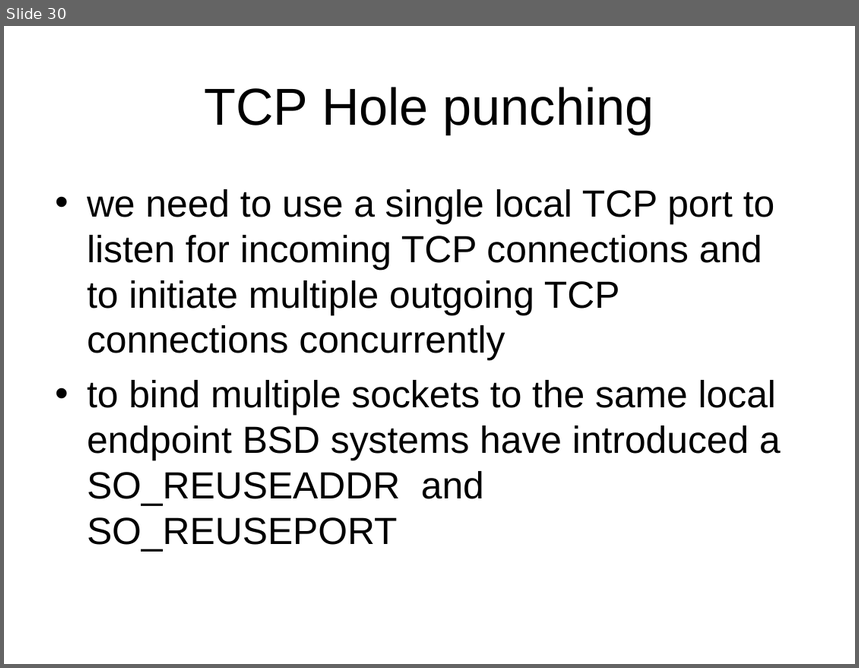
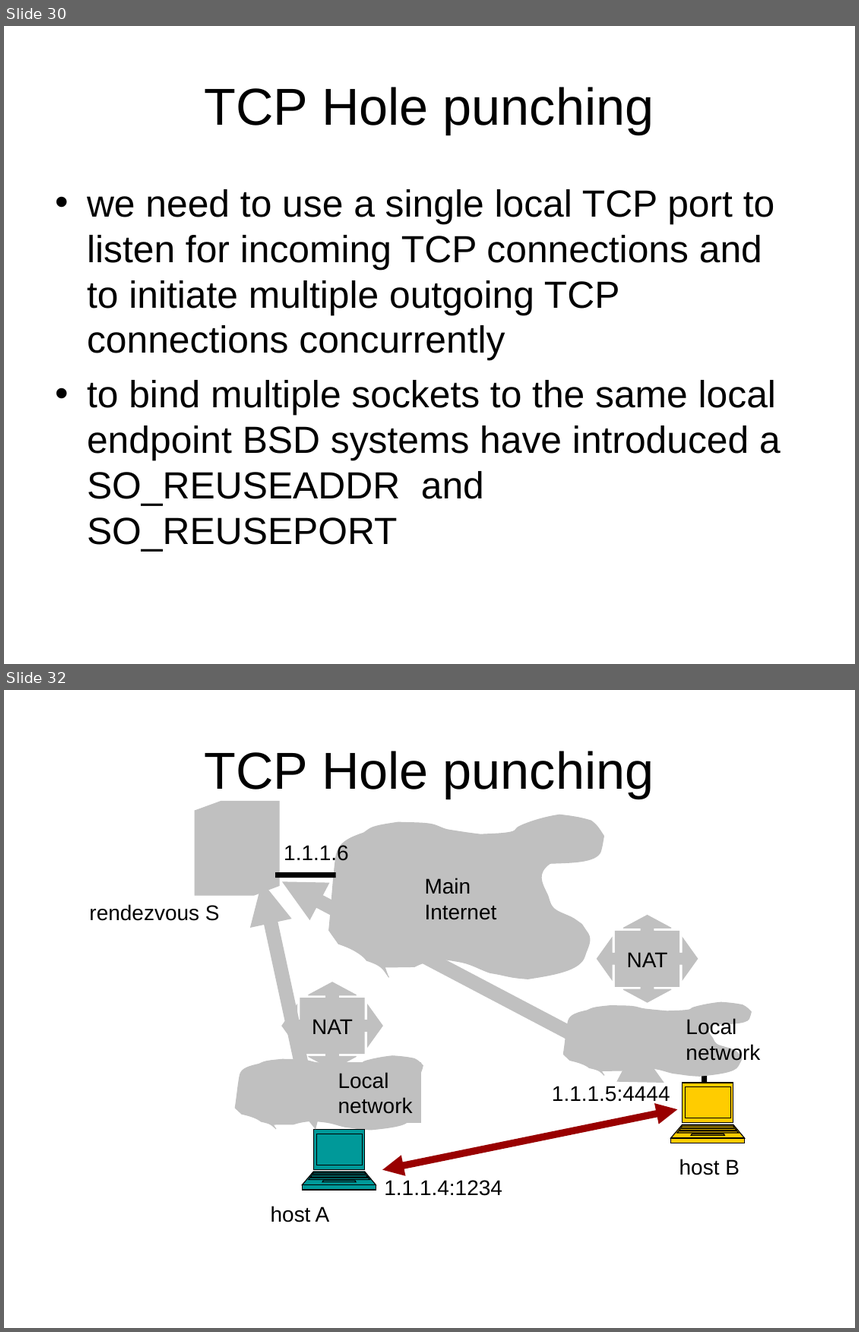
Before and after one commit to BackupTheBerlios/p2p-mentor, a slide deck: slide/nat-p2p.ppt. Shown one above the other, each under a label of ours: slide 30 before the commit, slides 30 and 32 after it; the slides between them are not shown. The pictures are 859x668 and 859x1332 pixels, drawn with LibreOffice and Linux fonts; fonts in the diff are those of the drawing. Boxes give left, top, right and bottom in pixels: in the first picture for what was removed or moved away, otherwise in the second. Text is boxed around its words. In the diff, an @@ line names an element or a change of style, - is before the commit and + after.

```diff
--- a/slide/nat-p2p.ppt
+++ b/slide/nat-p2p.ppt
@@ slide 32 added at (x1=4, y1=690, x2=855, y2=1328), background #FFFFFF @@
@@ title added at (x1=205, y1=751, x2=655, y2=799), 44 pt, text #000000 @@
+TCP Hole punching
@@ freeform shape added at (x1=195, y1=802, x2=279, y2=895), fill #C0C0C0, outline #C0C0C0 0.74 pt @@
@@ freeform shape added at (x1=329, y1=815, x2=604, y2=980), fill #C0C0C0, outline #C0C0C0 0.74 pt @@
@@ text added at (x1=284, y1=844, x2=349, y2=864), 18 pt, text #000000 @@
+1.1.1.6
@@ double arrow added from (316, 1130) to (262, 882), #C0C0C0 11.99 pt @@
@@ line added from (275, 875) to (336, 875), #000000 4.51 pt @@
@@ double arrow added from (664, 1083) to (282, 882), #C0C0C0 11.99 pt @@
@@ text added at (x1=425, y1=878, x2=497, y2=920), 18 pt, text #000000 @@
+Main
+Internet
@@ text added at (x1=89, y1=904, x2=220, y2=921), 18 pt, text #000000 @@
+rendezvous S
@@ freeform shape added at (x1=598, y1=916, x2=698, y2=1002), fill #C0C0C0, outline #C0C0C0 0.74 pt, 18 pt, text #000000 @@
+NAT
@@ freeform shape added at (x1=282, y1=983, x2=382, y2=1070), fill #C0C0C0, outline #C0C0C0 0.74 pt, 18 pt, text #000000 @@
+NAT
@@ freeform shape added at (x1=563, y1=1002, x2=750, y2=1076), fill #C0C0C0, outline #C0C0C0 0.74 pt @@
@@ text added at (x1=686, y1=1018, x2=760, y2=1064), 18 pt, text #000000 @@
+Local
+network
@@ freeform shape added at (x1=236, y1=1056, x2=424, y2=1130), fill #C0C0C0, outline #C0C0C0 0.74 pt @@
@@ rectangle added at (x1=330, y1=1063, x2=421, y2=1122), fill #C0C0C0, outline #C0C0C0 0.74 pt, 18 pt, text #000000 @@
+Local
+network
@@ line added from (705, 1070) to (705, 1083), #000000 4.51 pt @@
@@ text added at (x1=552, y1=1086, x2=671, y2=1106), 18 pt, text #000000 @@
+1.1.1.5:4444
@@ freeform shape added at (x1=671, y1=1083, x2=746, y2=1144), fill #FFCC00, outline #000000 0.74 pt @@
@@ double arrow added from (382, 1170) to (677, 1110), #990000 6.01 pt @@
@@ freeform shape added at (x1=302, y1=1130, x2=376, y2=1191), fill #009999, outline #000000 0.74 pt @@
@@ text added at (x1=680, y1=1159, x2=740, y2=1176), 18 pt, text #000000 @@
+host B
@@ text added at (x1=384, y1=1180, x2=503, y2=1196), 18 pt, text #000000 @@
+1.1.1.4:1234
@@ text added at (x1=271, y1=1206, x2=330, y2=1223), 18 pt, text #000000 @@
+host A
```
Also in this commit, not shown: 1 slide changed, 4 other slides added, 1 slide removed.
